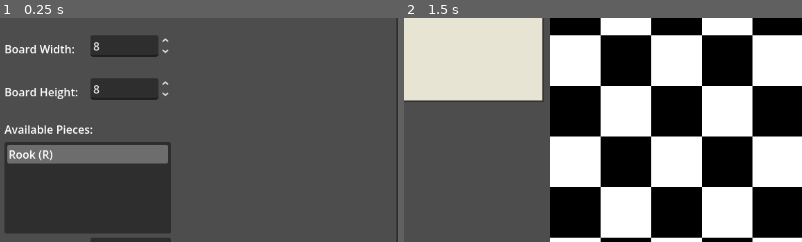
Above: before the commit, frames 1-2 (left to right).
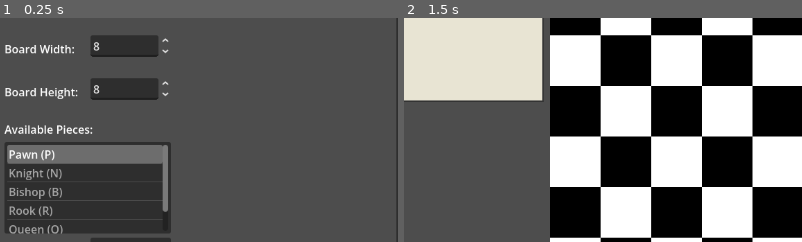
Above: after the commit, the same moments.

Repository: LeoHolman/chesslike
Game: Godot game, scene res://Scenes/LocalGameMenu.tscn
The game is run twice, just before and just after one commit, with the same random seed, the same clock (stepped at 60 frames per second) and the same inputs.
Inputs (mouse positions are % of the whole screen's width and height, from its top left):
- Up to frame 1 (0.25 s): no input
- Up to frame 2 (1.5 s): click "Start Game" at 0.5 s; tap Enter at 1.25 s; move the mouse to (72, 45) at 1.27 s; click (72, 45) at 1.42 s
The pictures show only the part of the screen within x 6-56%, y 23-73%; the shares and areas given below are measured in that part.

The runs differ from the first frame. In frame 1, 1.7% of the frame differs, in the area x 2-43%, y 56-97%; in frame 2, nothing differs.

Commit message:
feat: add basic chess pieces

Diff:
--- a/Scripts/autoload/game_manager.gd
+++ b/Scripts/autoload/game_manager.gd
@@ -4,11 +4,36 @@
 var BoardHeight;
 var BoardWidth;
 var StartingPieces = []
-var PieceBank = ["rook"]
+var PieceBank = ["pawn", "knight", "bishop", "rook", "queen", "king"]
 var PieceDefinitions = {
+	"pawn": {
+		"name": "Pawn",
+		"symbol": "P",
+		"move_type": "pawn"
+	},
+	"knight": {
+		"name": "Knight",
+		"symbol": "N",
+		"move_type": "knight_jump"
+	},
+	"bishop": {
+		"name": "Bishop",
+		"symbol": "B",
+		"move_type": "diagonal_slide"
+	},
 	"rook": {
 		"name": "Rook",
 		"symbol": "R",
 		"move_type": "cardinal_slide"
+	},
+	"queen": {
+		"name": "Queen",
+		"symbol": "Q",
+		"move_type": "omni_slide"
+	},
+	"king": {
+		"name": "King",
+		"symbol": "K",
+		"move_type": "king_step"
 	}
 }
--- a/Scripts/local_game.gd
+++ b/Scripts/local_game.gd
@@ -363,10 +363,16 @@
 		_square_to_notation(to_square) + capture_suffix
 	])
 
-func _get_piece_symbol(piece_id: String) -> String:
+func _get_piece_definition(piece_id: String) -> Dictionary:
 	var piece_definitions = $"/root/GameManager".PieceDefinitions
 	if piece_definitions.has(piece_id):
-		return str(piece_definitions[piece_id].get("symbol", "?"))
+		return piece_definitions[piece_id]
+	return {}
+
+func _get_piece_symbol(piece_id: String) -> String:
+	var piece_definition = _get_piece_definition(piece_id)
+	if not piece_definition.is_empty():
+		return str(piece_definition.get("symbol", "?"))
 	return "?"
 
 func _handle_board_click(mouse_position: Vector2) -> void:
@@ -486,16 +492,75 @@
 	if from_square == to_square:
 		return false
 
-	match piece_data.get("piece_id", ""):
-		"rook":
+	var piece_definition = _get_piece_definition(str(piece_data.get("piece_id", "")))
+	match piece_definition.get("move_type", ""):
+		"pawn":
+			return _is_pawn_move_legal(piece_data, from_square, to_square)
+		"knight_jump":
+			return _is_knight_move_legal(from_square, to_square)
+		"diagonal_slide":
+			return _is_bishop_move_legal(from_square, to_square)
+		"cardinal_slide":
 			return _is_rook_move_legal(from_square, to_square)
+		"omni_slide":
+			return _is_queen_move_legal(from_square, to_square)
+		"king_step":
+			return _is_king_move_legal(from_square, to_square)
 		_:
 			return false
 
+func _is_pawn_move_legal(piece_data: Dictionary, from_square: Vector2i, to_square: Vector2i) -> bool:
+	var direction = 1
+	var start_rank = 1
+	if str(piece_data.get("color", "white")) == "white":
+		direction = -1
+		start_rank = board_height - 2
+
+	var delta_x = to_square.x - from_square.x
+	var delta_y = to_square.y - from_square.y
+	var destination_occupied = pieces.has(to_square)
+
+	if delta_x == 0:
+		if delta_y == direction and not destination_occupied:
+			return true
+		if delta_y == direction * 2 and from_square.y == start_rank and not destination_occupied:
+			var intermediate_square = Vector2i(from_square.x, from_square.y + direction)
+			return not pieces.has(intermediate_square)
+		return false
+
+	if abs(delta_x) == 1 and delta_y == direction and destination_occupied:
+		var target_piece: Dictionary = pieces[to_square]
+		return target_piece.get("color", "") != piece_data.get("color", "")
+
+	return false
+
+func _is_knight_move_legal(from_square: Vector2i, to_square: Vector2i) -> bool:
+	var delta_x = abs(to_square.x - from_square.x)
+	var delta_y = abs(to_square.y - from_square.y)
+	return (delta_x == 2 and delta_y == 1) or (delta_x == 1 and delta_y == 2)
+
+func _is_bishop_move_legal(from_square: Vector2i, to_square: Vector2i) -> bool:
+	var delta_x = to_square.x - from_square.x
+	var delta_y = to_square.y - from_square.y
+	if abs(delta_x) != abs(delta_y):
+		return false
+	return _is_path_clear(from_square, to_square)
+
 func _is_rook_move_legal(from_square: Vector2i, to_square: Vector2i) -> bool:
 	if from_square.x != to_square.x and from_square.y != to_square.y:
 		return false
-
+	return _is_path_clear(from_square, to_square)
+
+
+func _is_queen_move_legal(from_square: Vector2i, to_square: Vector2i) -> bool:
+	return _is_rook_move_legal(from_square, to_square) or _is_bishop_move_legal(from_square, to_square)
+
+func _is_king_move_legal(from_square: Vector2i, to_square: Vector2i) -> bool:
+	var delta_x = abs(to_square.x - from_square.x)
+	var delta_y = abs(to_square.y - from_square.y)
+	return delta_x <= 1 and delta_y <= 1
+
+func _is_path_clear(from_square: Vector2i, to_square: Vector2i) -> bool:
 	var step_x = signi(to_square.x - from_square.x)
 	var step_y = signi(to_square.y - from_square.y)
 	var cursor = from_square + Vector2i(step_x, step_y)
--- a/Scripts/local_game_menu.gd
+++ b/Scripts/local_game_menu.gd
@@ -74,11 +74,6 @@
 	var game_manager = $"/root/GameManager"
 	if index >= 0 and index < game_manager.PieceBank.size():
 		selected_piece_id = str(game_manager.PieceBank[index])
-		if selected_preview_square != INVALID_SQUARE and preview_pieces.has(selected_preview_square):
-			var piece_data: Dictionary = preview_pieces[selected_preview_square]
-			piece_data["piece_id"] = selected_piece_id
-			preview_pieces[selected_preview_square] = piece_data
-			_refresh_preview()
 
 func _on_piece_color_selected(index: int) -> void:
 	if index == 1:
